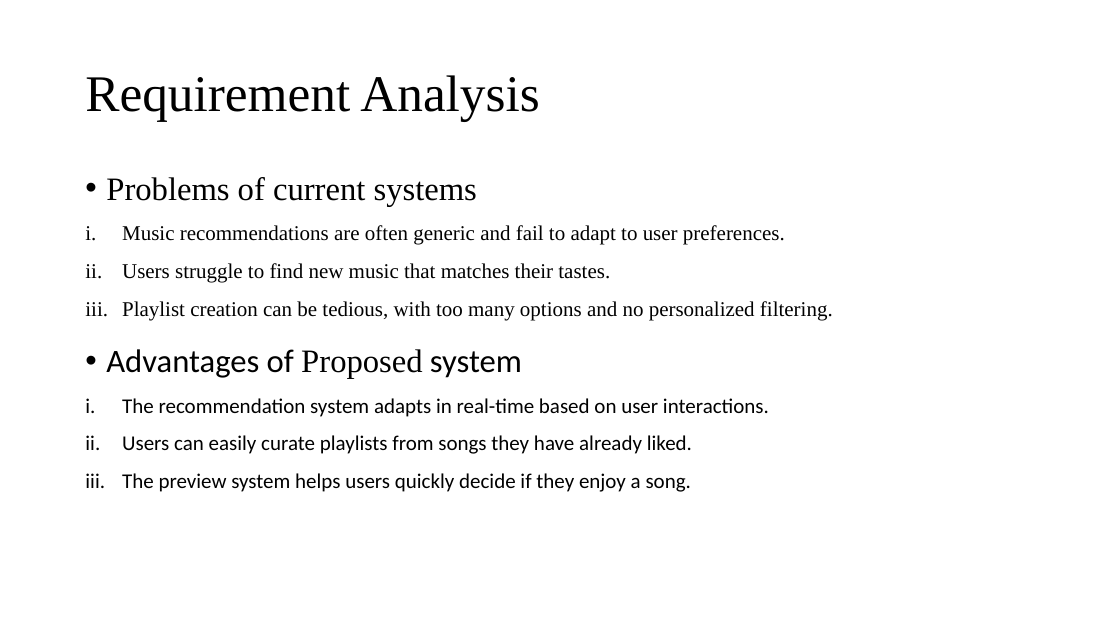
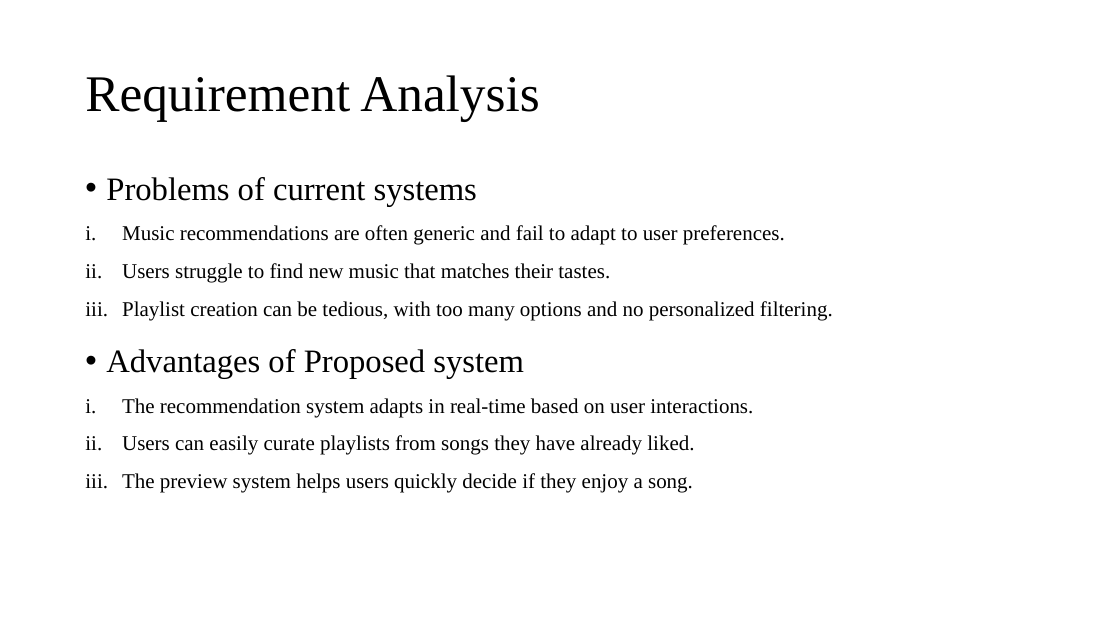
Before and after one commit to Hellsrest/Spotify-clone, a slide deck: slide 5 of proposal-defence/Music-streaming-platform-Project Proposal .pptx. Drawn at 1120x630 pixels with LibreOffice and Linux fonts; fonts in the diff are those of the drawing. Boxes give left, top, right and bottom in pixels: in the first picture for what was removed or moved away, otherwise in the second. Text is boxed around its words. In the diff, an @@ line names an element or a change of style, - is before the commit and + after.

```diff
--- a/proposal-defence/Music-streaming-platform-Project Proposal .pptx
+++ b/proposal-defence/Music-streaming-platform-Project Proposal .pptx
@@ text at <box>106,349,753,493</box>: font Calibri to Times New Roman in "Advantages of system", "The recommendation system adapts in real-time based ...", "Users can easily curate playlists from songs ...", "The preview system helps users quickly decide ..." @@
```
Also in this commit, not shown: 6 other slides changed, 3 slides added, 1 slide removed, 13 other files.
